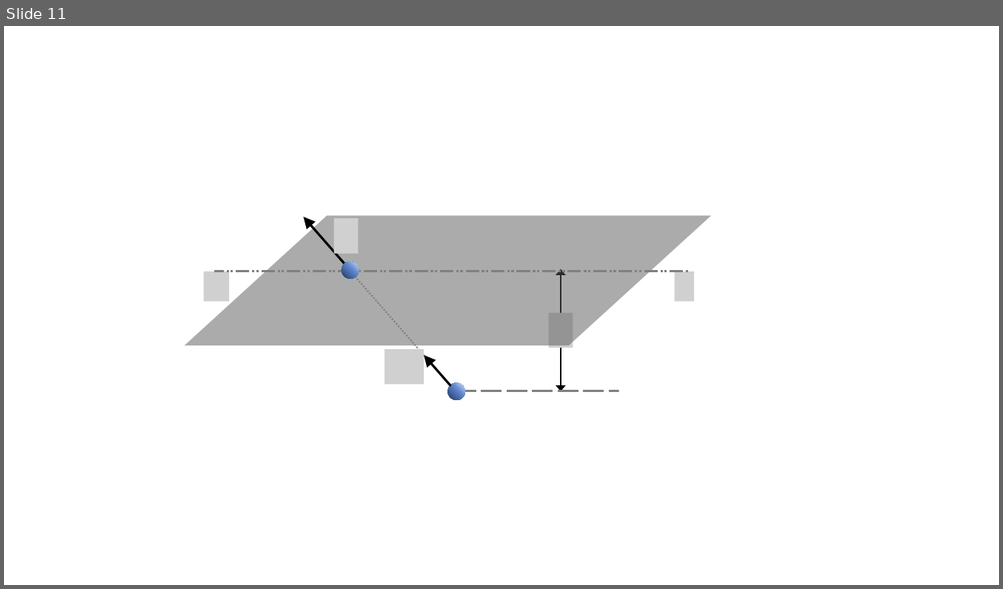
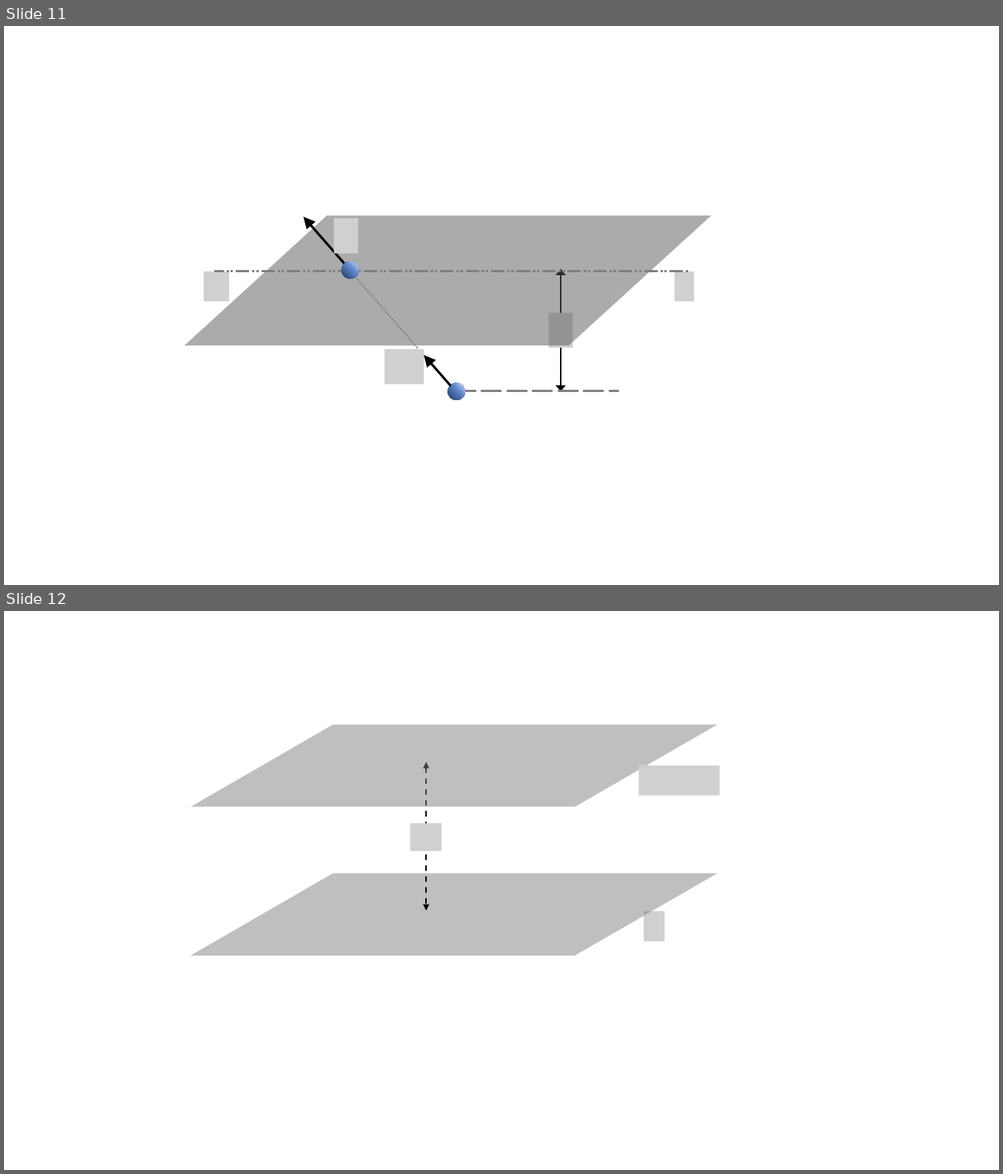
Before and after one commit to pararover/PHY0500304_Heat-and-Thermodynamics, a slide deck: U1-Distribution-of-Velocities/figures/all-figs.pptx. Shown one above the other, each under a label of ours: slide 11 before the commit, slides 11 and 12 after it. The pictures are 1003x589 and 1003x1174 pixels, drawn with LibreOffice and Linux fonts; fonts in the diff are those of the drawing; grey boxes stand for pictures. Boxes give left, top, right and bottom in pixels: in the first picture for what was removed or moved away, otherwise in the second. Text is boxed around its words. In the diff, an @@ line names an element or a change of style, - is before the commit and + after.

```diff
--- a/U1-Distribution-of-Velocities/figures/all-figs.pptx
+++ b/U1-Distribution-of-Velocities/figures/all-figs.pptx
@@ slide 12 added at bbox=[4, 611, 999, 1170], background #FFFFFF @@
@@ parallelogram added at bbox=[190, 724, 717, 806], fill #808080 at 50% opacity @@
@@ double arrow added from (427, 763) to (427, 911), #000000 1.5 pt dashed @@
@@ picture added at bbox=[639, 766, 720, 795] @@
@@ picture added at bbox=[410, 823, 441, 851] @@
@@ parallelogram added at bbox=[190, 874, 717, 956], fill #808080 at 50% opacity @@
@@ picture added at bbox=[643, 911, 664, 942] @@
```
Also in this commit, not shown: 1 other slide added, 4 other files.
